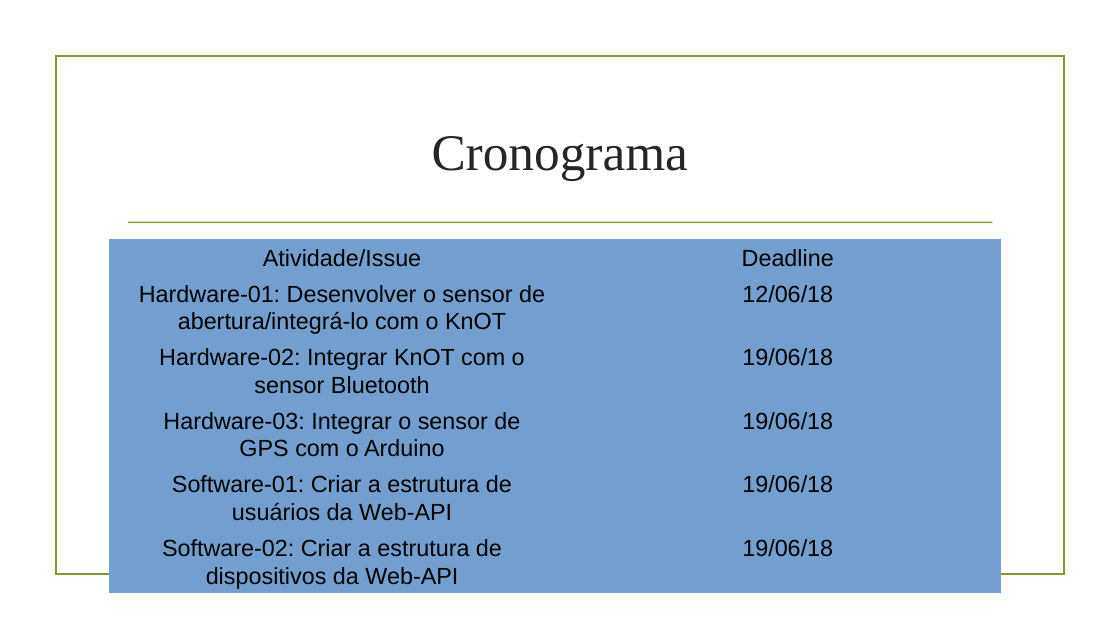
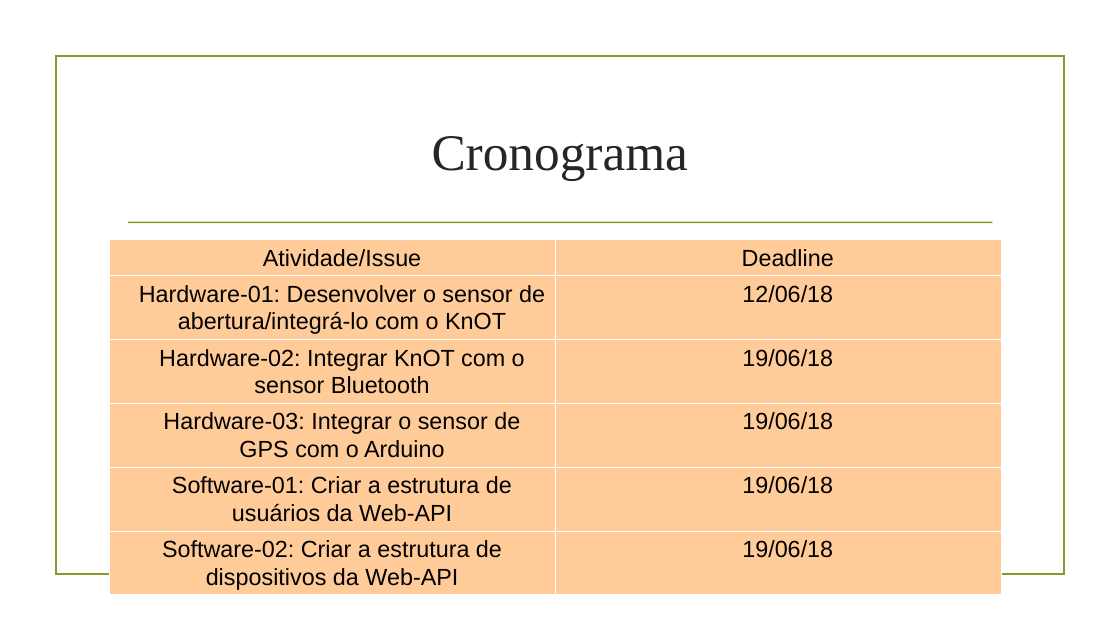
Before and after one commit to EduardoBrito97/SafeNSound, a slide deck: slide 2 of Projeto Teoria/Sprint 2/Sprint 2.odp. Drawn at 1120x630 pixels with LibreOffice and Linux fonts; fonts in the diff are those of the drawing; background and template pictures are left out. Boxes give left, top, right and bottom in pixels: in the first picture for what was removed or moved away, otherwise in the second. Text is boxed around its words. In the diff, an @@ line names an element or a change of style, - is before the commit and + after.

```diff
--- a/Projeto Teoria/Sprint 2/Sprint 2.odp
+++ b/Projeto Teoria/Sprint 2/Sprint 2.odp
@@ table at (109,239,1002,594) @@
@@ fill #729FCF to #FFCC99 in 12 cells @@
@@ borders changed @@
```
Also in this commit, not shown: 1 other slide changed, 1 other file.
